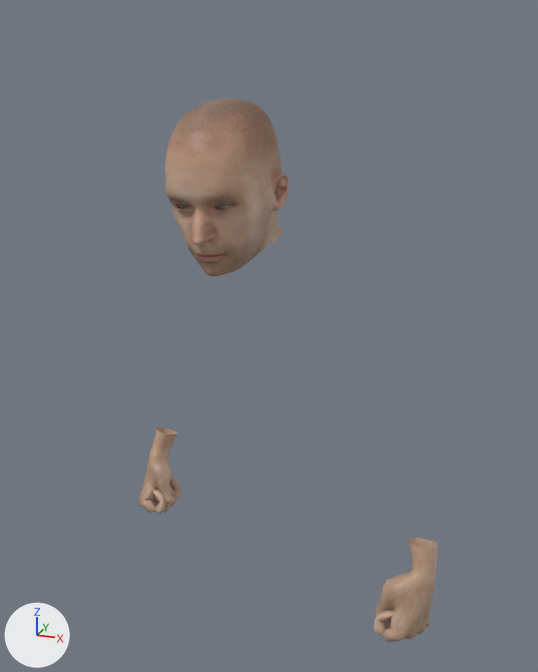
An edit to the Blender file tools/art/characters/hero/hero-reference.blend, drawn before and after from the same camera.
Camera for both pictures: a 50 mm lens placed at (0.432, -1.075, 1.704), pointed at (0.018, 0.039, 1.279). The axes (+X, +Y, +Z) are drawn at lower left. The lights are the same throughout. The older version comes first.

Objects in the first picture: 'Hero hands and cuff transition', 'Hero head and neck'.
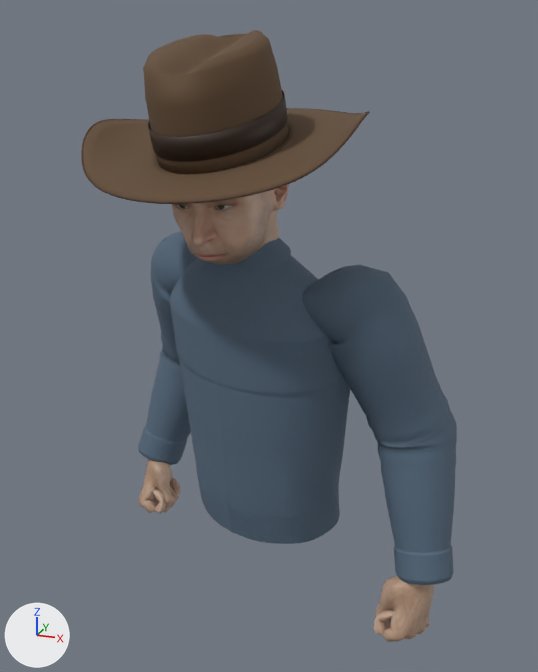
Diff of the bpy script that builds the scene:
```diff
--- a/tools/art/characters/hero/hero-reference.blend.py
+++ b/tools/art/characters/hero/hero-reference.blend.py
@@ mat_hero_woven_blue_shirt @@
+mat_hero_woven_blue_shirt = bpy.data.materials.new('Hero woven blue shirt')
+# uses the picture img_shirt_twill_arm_png
+# uses the picture img_shirt_twill_color_png
+# uses the picture img_shirt_twill_normal_png
@@ me_hero_head_and_neck @@
-me_hero_head_and_neck.from_pydata(...)  # 16286 vertices, 16208 faces; spans x -0.111..0.07, y -0.145..0.069, z 1.415..1.663
+me_hero_head_and_neck.from_pydata(...)  # 17113 vertices, 17056 faces; spans x -0.111..0.07, y -0.145..0.07, z 1.393..1.663
+# me_hero_head_and_neck part 1: 940 vertices moved from x -0.076..0.044, y -0.115..0.067, z 1.417..1.486 to x -0.075..0.042, y -0.114..0.062, z 1.427..1.485; 253 vertices removed from x -0.073..0.045, y -0.113..0.069, z 1.415..1.466; 1080 vertices added at x -0.071..0.041, y -0.111..0.07, z 1.393..1.465
+# other edits to the shape of me_hero_head_and_neck do not show in these pictures
 me_hero_head_and_neck.materials.append(mat_hero_skin___cc0_diffuse_reference)
@@ ob_bound_and_rolled_brim_edge @@
+ob_bound_and_rolled_brim_edge = bpy.data.objects.new('Bound and rolled brim edge', me_bound_and_rolled_brim_edge)  # 768 vertices, 768 faces; spans x -0.244..0.191, y -0.214..0.142, z 1.538..1.649; in mat_hero_rolled_brim_binding (brown #4c3421)
+ob_bound_and_rolled_brim_edge.location = (0.0, 0.0, 0.0)
@@ ob_separate_leather_crown_band @@
+ob_separate_leather_crown_band = bpy.data.objects.new('Separate leather crown band', me_separate_leather_crown_band)  # 576 vertices, 576 faces; spans x -0.122..0.07, y -0.165..0.068, z 1.587..1.683; in mat_hero_hat_leather_band (brown #342216)
+ob_separate_leather_crown_band.location = (0.0, 0.0, 0.0)
@@ ob_cattleman_crown_with_center_crease @@
+ob_cattleman_crown_with_center_crease = bpy.data.objects.new('Cattleman crown with center crease', me_cattleman_crown_with_center_crease)  # 2114 vertices, 2208 faces; spans x -0.12..0.069, y -0.173..0.072, z 1.567..1.756; in mat_hero_warm_brown_felt (brown #614a34)
+ob_cattleman_crown_with_center_crease.location = (0.0, 0.0, 0.0)
@@ ob_felt_brim_with_rolled_sides @@
+ob_felt_brim_with_rolled_sides = bpy.data.objects.new('Felt brim with rolled sides', me_felt_brim_with_rolled_sides)  # 1728 vertices, 1728 faces; spans x -0.242..0.19, y -0.213..0.14, z 1.539..1.649; in mat_hero_warm_brown_felt (brown #614a34)
+ob_felt_brim_with_rolled_sides.location = (0.0, 0.0, 0.0)
@@ ob_constructed_western_shirt_body_and_yoke @@
+ob_constructed_western_shirt_body_and_yoke = bpy.data.objects.new('Constructed Western shirt body and yoke', me_constructed_western_shirt_body_and_yoke)  # 7938 vertices, 7936 faces; spans x -0.175..0.166, y -0.071..0.186, z 0.918..1.449
+ob_constructed_western_shirt_body_and_yoke.location = (0.0, 0.0, 0.0)
@@ ob_turned_shirt_cuff_r @@
+ob_turned_shirt_cuff_r = bpy.data.objects.new('Turned shirt cuff R', me_turned_shirt_cuff_r)  # 392 vertices, 390 faces; spans x -0.3203..-0.2185, y 0.1177..0.2199, z 0.9197..0.9997
+ob_turned_shirt_cuff_r.location = (0.0, 0.0, 0.0)
@@ ob_shaped_western_shirt_sleeve_r @@
+ob_shaped_western_shirt_sleeve_r = bpy.data.objects.new('Shaped Western shirt sleeve R', me_shaped_western_shirt_sleeve_r)  # 3626 vertices, 3624 faces; spans x -0.319..-0.095, y 0.029..0.294, z 0.918..1.432
+ob_shaped_western_shirt_sleeve_r.location = (0.0, 0.0, 0.0)
@@ ob_turned_shirt_cuff_l @@
+ob_turned_shirt_cuff_l = bpy.data.objects.new('Turned shirt cuff L', me_turned_shirt_cuff_l)  # 392 vertices, 390 faces; spans x 0.2592..0.3594, y -0.0618..0.0407, z 0.9002..0.9785
+ob_turned_shirt_cuff_l.location = (0.0, 0.0, 0.0)
@@ ob_shaped_western_shirt_sleeve_l @@
+ob_shaped_western_shirt_sleeve_l = bpy.data.objects.new('Shaped Western shirt sleeve L', me_shaped_western_shirt_sleeve_l)  # 3626 vertices, 3624 faces; spans x 0.083..0.358, y -0.066..0.121, z 0.898..1.424
+ob_shaped_western_shirt_sleeve_l.location = (0.0, 0.0, 0.0)
@@ ob_folded_western_shirt_collar @@
+ob_folded_western_shirt_collar = bpy.data.objects.new('Folded Western shirt collar', me_folded_western_shirt_collar)  # 810 vertices, 808 faces; spans x -0.089..0.064, y -0.045..0.077, z 1.369..1.466
+ob_folded_western_shirt_collar.location = (0.0, 0.0, 0.0)
```

What differs and where, as boxes [x1, y1, x2, y2] in the pictures (538 x 672 px; the box of a moved part takes in the faces that stretch with it):
'Constructed Western shirt body and yoke', added (blue): after [170, 255, 350, 544]
'Shaped Western shirt sleeve L', added (blue): after [303, 265, 457, 585]
'Hero head and neck', reshaped: before [165, 98, 289, 276]; after [172, 184, 289, 264]
'Cattleman crown with center crease', added (brown): after [143, 30, 288, 174]
'Felt brim with rolled sides', added (brown): after [83, 109, 365, 201]
'Shaped Western shirt sleeve R', added (blue): after [139, 231, 198, 465]
'Separate leather crown band', added: after [148, 90, 288, 162]
'Turned shirt cuff L', added (blue): after [394, 546, 454, 584]
'Folded Western shirt collar', added (blue): after [200, 238, 291, 273]
'Bound and rolled brim edge', added: after [81, 108, 370, 204]
'Turned shirt cuff R', added (blue): after [138, 426, 187, 464]
part 1 of me_hero_head_and_neck, moved or reshaped: before [191, 221, 282, 276]; after [195, 223, 279, 264]
